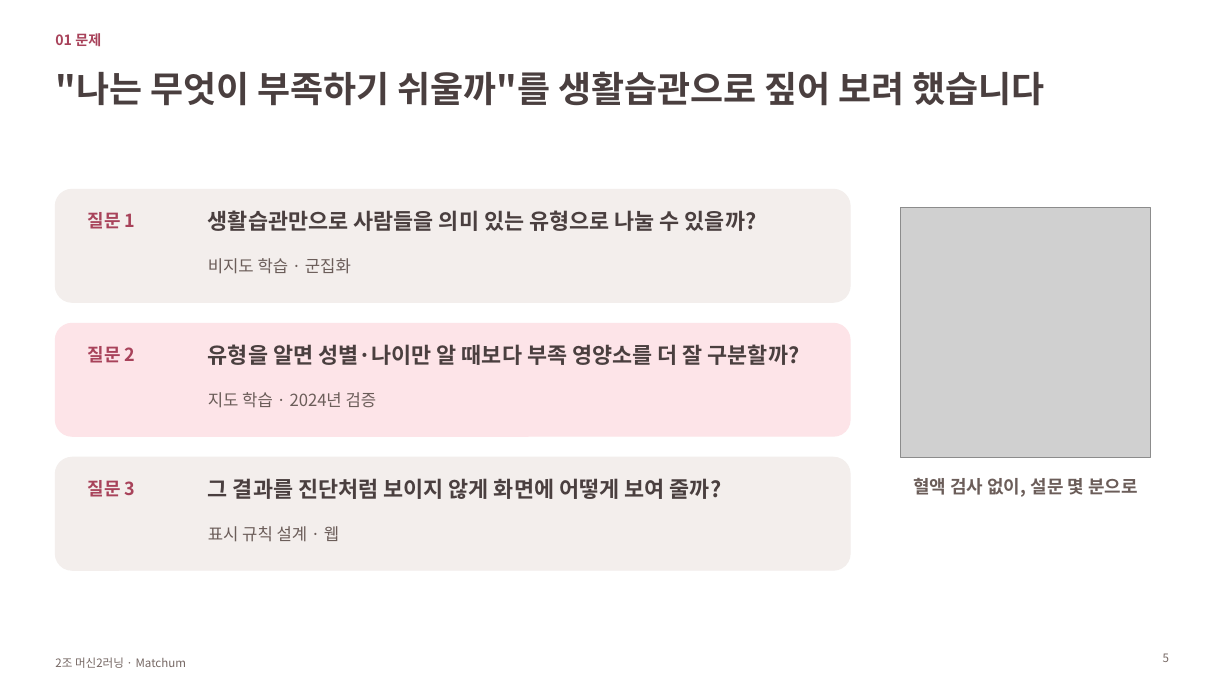
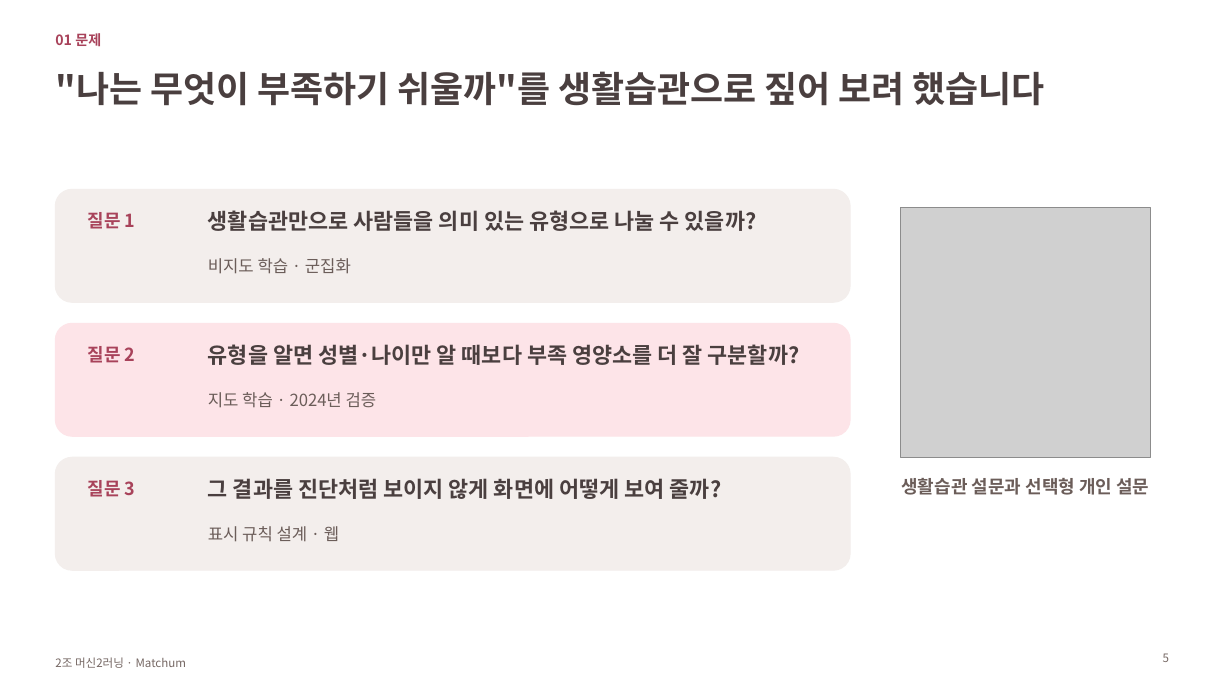
Before and after one commit to BigskyYang/Matchum, a slide deck: slide 5 of Yuhwan/발표_B안/최종발표_B안_생활습관유형_부족영양소.pptx. Drawn at 1232x693 pixels with LibreOffice and Linux fonts; fonts in the diff are those of the drawing; grey boxes stand for pictures. Boxes give left, top, right and bottom in pixels: in the first picture for what was removed or moved away, otherwise in the second. Text is boxed around its words. In the diff, an @@ line names an element or a change of style, - is before the commit and + after.

Commit message:
feat(web): 유형 설명과 개인 예측을 구분하고 설문 분기 및 발표 자료 개편

```diff
--- a/Yuhwan/발표_B안/최종발표_B안_생활습관유형_부족영양소.pptx
+++ b/Yuhwan/발표_B안/최종발표_B안_생활습관유형_부족영양소.pptx
@@ text at (901, 478, 1149, 495): text changed @@
-혈액 검사 없이, 설문 몇 분으로
+생활습관 설문과 선택형 개인 설문
```
Also in this commit, not shown: 11 other slides changed, 5 slides added, 1 slide removed, 36 other files.
